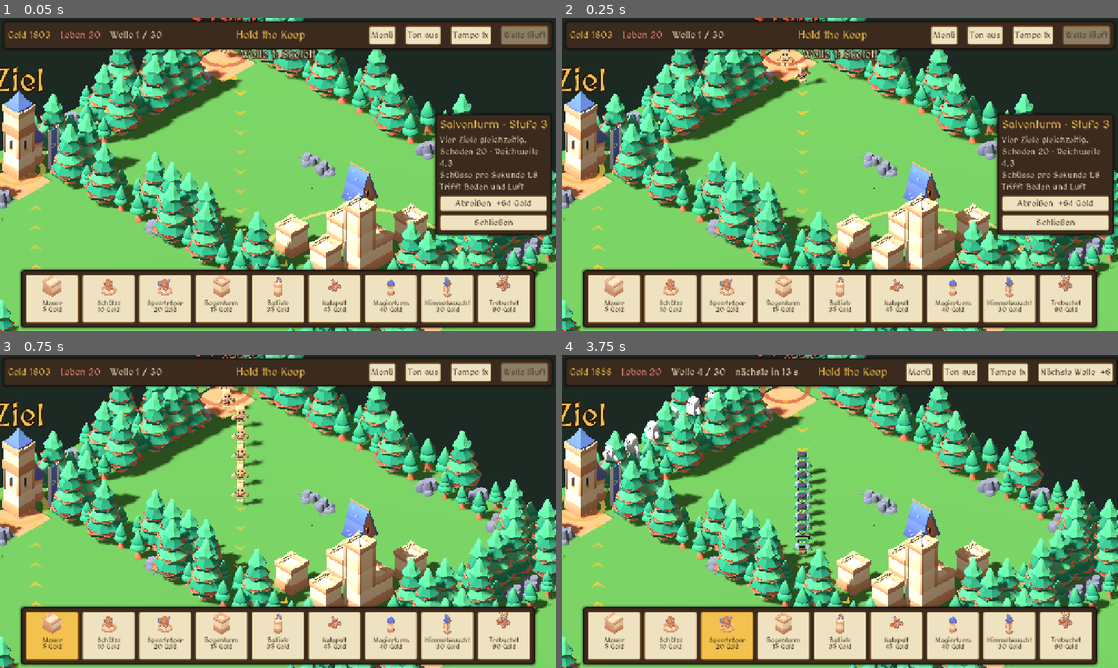
Above: before the commit, frames 1-4 (two rows, left to right).
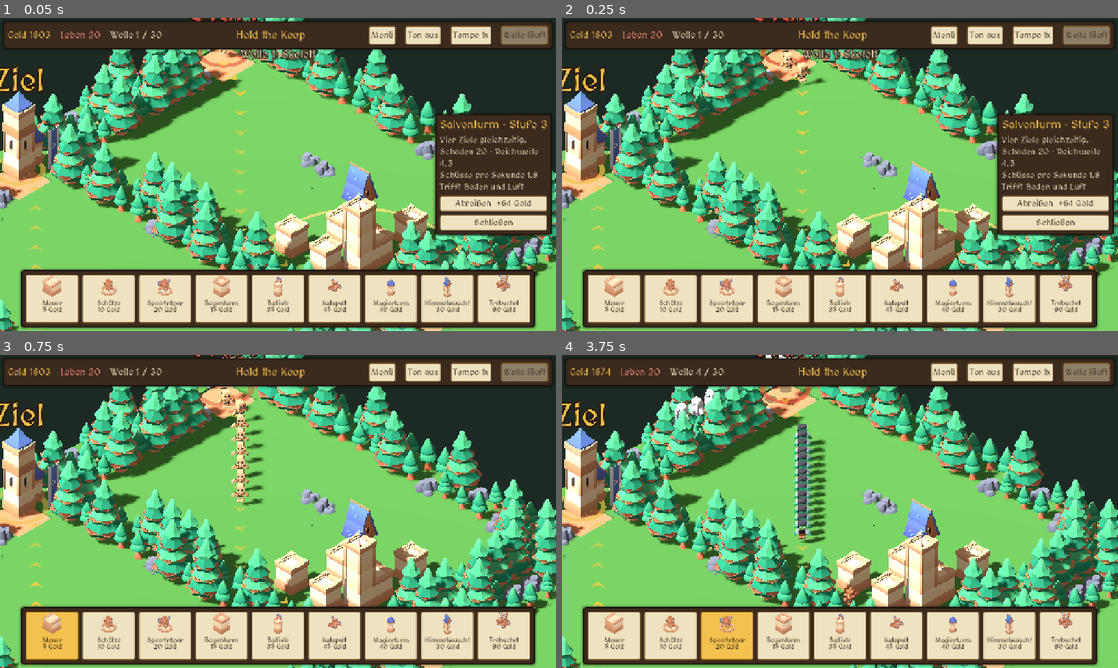
Above: after the commit, the same moments.

Repository: aikitori/hold-the-keep
Game: Godot game, scene res://scenes/dev/logic_test.tscn
The game is run twice, just before and just after one commit, with the same random seed, the same clock (stepped at 60 frames per second) and the same inputs. This scene is started directly instead of the project's main scene.
Inputs (mouse positions are in pixels of both pictures, inside the frame that each line leads up to):
- Up to frame 1 (0.05 s): no input
- Up to frame 2 (0.25 s): no input
- Up to frame 3 (0.75 s): click (50, 636) at 0.52 s
- Up to frame 4 (3.75 s): click (612, 636) at 1.27 s; click (673, 636) at 2.02 s; click (673, 636) at 2.77 s; click (728, 636) at 3.52 s

Frame 1 is identical in both runs. In frame 2, 0.2% of the frame differs, in the area x 38-46%, y 10-19%; in frame 3, 1.0%; in frame 4, 5.0%, in the area x 7-100%, y 0-81%.

Commit message:
Mehr Gegner je Welle, dafür einzeln schwächer
Bodenwellen 12 plus 0,8 je Welle, Luftwellen 10 plus 0,5 je Welle, Bosse mit 10 Begleitern,
Abstand 0,6 s. Lebenspunkte der normalen Gegner um ein Viertel gesenkt.

Co-Authored-By: Claude Opus 5.5 <noreply@anthropic.com>

Diff:
--- a/scripts/defs.gd
+++ b/scripts/defs.gd
@@ -7,7 +7,7 @@
 const WAVES := 30
 const FIRST_WAVE_DELAY := 25.0
 const WAVE_BREAK := 15.0
-const SPAWN_GAP := 0.9
+const SPAWN_GAP := 0.6
 const SELL_SHARE := 0.7
 const MAX_LEVEL := 3
 ## Pro Stufe: Schaden x1,7, Reichweite +0,4, Nachladen x0,9. Ausbau kostet 80 % bzw. 130 % des Grundpreises.
@@ -115,11 +115,11 @@
 ## model: Figur, lift: Höhe über dem Boden (manche Figuren stehen tiefer im Modell), air: fliegt geradeaus
 ## über alles hinweg (von Kontrollpunkt zu Kontrollpunkt).
 const ENEMIES := {
-	&"skeleton": {"name": "Skelett", "model": "graveyard/character-skeleton", "hp": 28.0, "speed": 1.5, "gold": 2, "lift": 0.2},
-	&"bandit": {"name": "Räuber", "model": "dungeon/character-human", "hp": 45.0, "speed": 1.2, "gold": 2, "lift": 0.0},
-	&"zombie": {"name": "Zombie", "model": "graveyard/character-zombie", "hp": 75.0, "speed": 0.8, "gold": 3, "lift": 0.2},
-	&"orc": {"name": "Ork", "model": "dungeon/character-orc", "hp": 110.0, "speed": 1.0, "gold": 4, "lift": 0.0},
-	&"ghost": {"name": "Geist", "model": "graveyard/character-ghost", "hp": 55.0, "speed": 1.3, "gold": 3, "lift": 1.4, "air": true},
+	&"skeleton": {"name": "Skelett", "model": "graveyard/character-skeleton", "hp": 21.0, "speed": 1.5, "gold": 2, "lift": 0.2},
+	&"bandit": {"name": "Räuber", "model": "dungeon/character-human", "hp": 34.0, "speed": 1.2, "gold": 2, "lift": 0.0},
+	&"zombie": {"name": "Zombie", "model": "graveyard/character-zombie", "hp": 56.0, "speed": 0.8, "gold": 3, "lift": 0.2},
+	&"orc": {"name": "Ork", "model": "dungeon/character-orc", "hp": 82.0, "speed": 1.0, "gold": 4, "lift": 0.0},
+	&"ghost": {"name": "Geist", "model": "graveyard/character-ghost", "hp": 41.0, "speed": 1.3, "gold": 3, "lift": 1.4, "air": true},
 	&"vampire": {"name": "Vampir", "model": "graveyard/character-vampire", "hp": 650.0, "speed": 0.9, "gold": 30, "lift": 0.2, "boss": true, "size": 1.8},
 	&"keeper": {"name": "Totengräber", "model": "graveyard/character-keeper", "hp": 1600.0, "speed": 0.75, "gold": 70, "lift": 0.2, "boss": true, "size": 2.2},
 }
@@ -137,17 +137,17 @@
 static func wave(number: int) -> Array[StringName]:
 	var out: Array[StringName] = []
 	if is_air_wave(number):
-		for i in 6 + number / 3:
+		for i in 10 + number / 2:
 			out.append(&"ghost")
 		return out
 	var kind: StringName = WAVE_CYCLE[(number - 1) % WAVE_CYCLE.size()]
-	var count := 8 + number / 2
+	var count := 12 + number * 4 / 5
 	if number % 10 == 0:
 		out.append(&"keeper")
-		count = 6
+		count = 10
 	elif number % 5 == 0:
 		out.append(&"vampire")
-		count = 6
+		count = 10
 	for i in count:
 		# Ab Welle 11 mischt sich die nächste Art dazu, ab Welle 16 auch ein paar Geister.
 		var mix: StringName = WAVE_CYCLE[number % WAVE_CYCLE.size()]
Not shown, changed: docs/GAME_DESIGN.md
